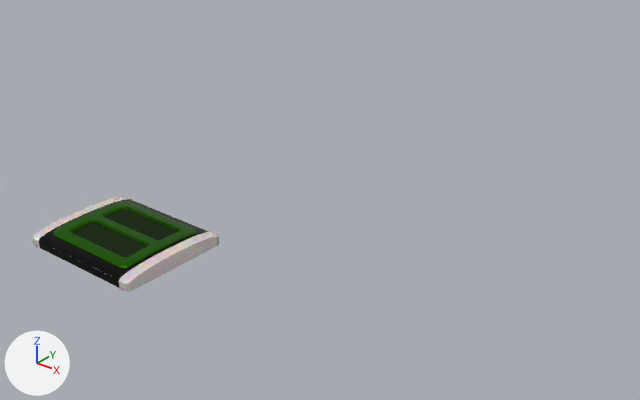
The Blender file Assets/Art/Meshes/Fret.blend, before and after one commit.
Rendered twice from a 50 mm lens placed at (11.87, -9.08, 7.94), pointed at (1.8, 3.51, 0.13). The lights are fixed; the arrows at lower left show +X, +Y and +Z.

Before the edit, the objects in view are built like this:
```python
me_cube_059 = bpy.data.meshes.new('Cube.059')
me_cube_059.from_pydata(...)  # 1104 vertices, 1023 faces; spans x -0.75..0.76, y -0.93..0.94, z 0.01..2.17
me_cube_059.polygons.foreach_set('use_smooth', [True] * 1023)
# faces by material slot: [314, 72, 424, 213]
me_cube_059.materials.append(mat_sides)  # white #fde7e7
me_cube_059.materials.append(mat_center)  # black #030303
me_cube_059.materials.append(mat_top)  # dark green #2e7700
me_cube_059.materials.append(mat_inner)  # black #0e2500
ob_fret = bpy.data.objects.new('Fret', me_cube_059)
ob_fret.location = (0.0, 0.0, 0.0)
ob_fret.scale = (1.79, 1.2, 0.146)
```
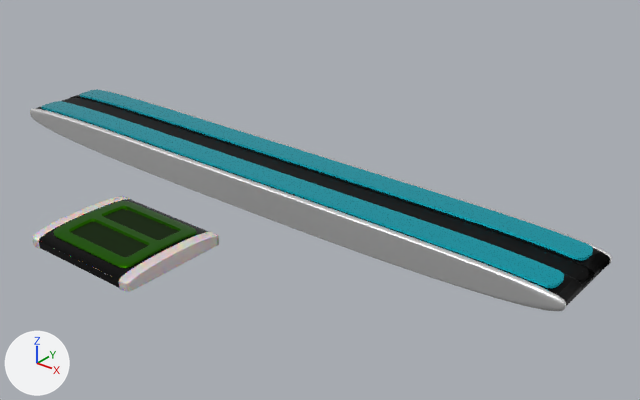
Boxes [x1, y1, x2, y2] around the edits, measured in the pictures (640 x 400 px):
'Cube', added: after [30, 89, 612, 311]
    faces in mat_material_001 (cyan #1bd2e7): [41, 89, 593, 288]
    faces in mat_0_metal_001 (white #fdfdfd): [30, 89, 612, 311]
    faces in mat_material_002 (black #030303): [36, 94, 610, 306]

Diff of the bpy script that builds the scene:
```diff
--- a/Assets/Art/Meshes/Fret.blend.py
+++ b/Assets/Art/Meshes/Fret.blend.py
@@ mat_material_001 @@
+mat_material_001 = principled_material('Material.001')
+mat_material_001.base_color = (0.0107, 0.648, 0.8)  # cyan #1bd3e7
+mat_material_001.metallic = 1.0
+mat_material_001.roughness = 0.272
@@ mat_material_002 @@
+mat_material_002 = principled_material('Material.002')
+mat_material_002.base_color = (0.00103, 0.00103, 0.00103)  # black #030303
+mat_material_002.metallic = 0.9
@@ mat_0_metal_001 @@
+mat_0_metal_001 = principled_material('0_Metal.001')
+mat_0_metal_001.base_color = (0.983, 0.983, 0.983)  # white #fdfdfd
+mat_0_metal_001.metallic = 1.0
+mat_0_metal_001.subsurface_weight = 1.0
+mat_0_metal_001.subsurface_scale = 0.0866
@@ me_cube_044 @@
+me_cube_044.from_pydata(...)  # 1872 vertices, 1799 faces; spans x -1.0..1.0, y -0.98..0.98, z -0.64..1.19
+me_cube_044.polygons.foreach_set('use_smooth', [True] * 1799)
+# faces by material slot: [989, 511, 299]
+me_cube_044.materials.append(mat_0_metal_001)  # white #fdfdfd
+me_cube_044.materials.append(mat_material_002)  # black #030303
+me_cube_044.materials.append(mat_material_001)  # cyan #1bd3e7
@@ ob_cube @@
+ob_cube = bpy.data.objects.new('Cube', me_cube_044)
+ob_cube.location = (0.0, 4.0, -0.13)
+ob_cube.scale = (7.29, 1.07, 0.401)
```
